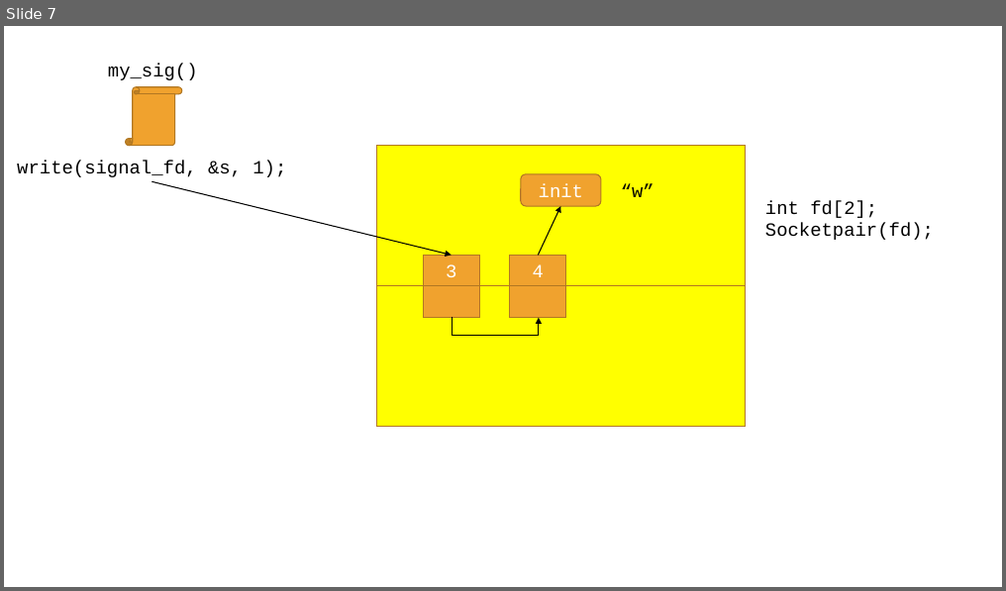
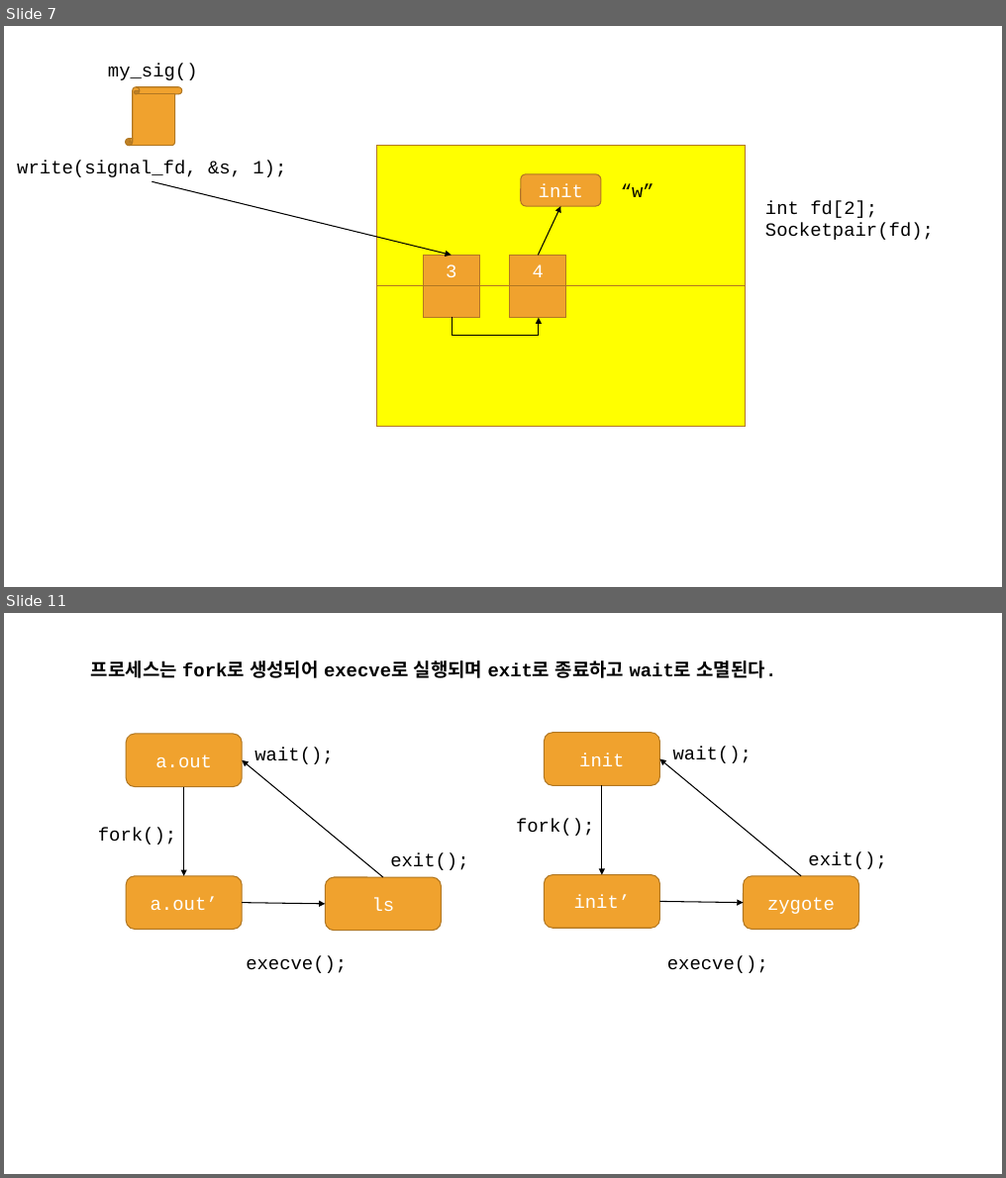
Before and after one commit to blomdhal22/prac-lsp, a slide deck: ps.pptx. Shown one above the other, each under a label of ours: slide 7 before the commit, slides 7 and 11 after it; the slides between them are not shown. The pictures are 1006x591 and 1006x1178 pixels, drawn with LibreOffice and Linux fonts; fonts in the diff are those of the drawing. Boxes give left, top, right and bottom in pixels: in the first picture for what was removed or moved away, otherwise in the second. Text is boxed around its words. In the diff, an @@ line names an element or a change of style, - is before the commit and + after.

```diff
--- a/ps.pptx
+++ b/ps.pptx
@@ slide 11 added at bbox=[4, 613, 1002, 1174], background #FFFFFF @@
@@ text added at bbox=[91, 661, 777, 678], 18 pt, text #000000, bold @@
+프로세스는 fork로 생성되어 execve로 실행되며 exit로 종료하고 wait로 소멸된다.
@@ rounded rectangle added at bbox=[126, 734, 242, 786], fill #F0A22E, outline #B27822 1 pt, 18 pt, text #FFFFFF @@
+a.out
@@ arrow added from (383, 877) to (242, 761), #000000 1 pt @@
@@ text added at bbox=[254, 748, 333, 764], 18 pt, text #000000 @@
+wait();
@@ rounded rectangle added at bbox=[544, 733, 659, 786], fill #F0A22E, outline #B27822 1 pt, 18 pt, text #FFFFFF @@
+init
@@ arrow added from (801, 876) to (659, 759), #000000 1 pt @@
@@ text added at bbox=[673, 747, 751, 763], 18 pt, text #000000 @@
+wait();
@@ arrow added from (183, 786) to (183, 876), #000000 1 pt @@
@@ arrow added from (602, 786) to (602, 875), #000000 1 pt @@
@@ text added at bbox=[516, 819, 594, 836], 18 pt, text #000000 @@
+fork();
@@ text added at bbox=[98, 828, 176, 845], 18 pt, text #000000 @@
+fork();
@@ rounded rectangle added at bbox=[126, 876, 242, 930], fill #F0A22E, outline #B27822 1 pt, 18 pt, text #FFFFFF @@
+a.out’
@@ rounded rectangle added at bbox=[325, 877, 442, 931], fill #F0A22E, outline #B27822 1 pt, 18 pt, text #FFFFFF @@
+ls
@@ text added at bbox=[390, 854, 468, 870], 18 pt, text #000000 @@
+exit();
@@ rounded rectangle added at bbox=[544, 875, 659, 928], fill #F0A22E, outline #B27822 1 pt, 18 pt, text #FFFFFF @@
+init’
@@ rounded rectangle added at bbox=[743, 876, 859, 930], fill #F0A22E, outline #B27822 1 pt, 18 pt, text #FFFFFF @@
+zygote
@@ text added at bbox=[808, 853, 886, 869], 18 pt, text #000000 @@
+exit();
@@ arrow added from (242, 903) to (325, 904), #000000 1 pt @@
@@ arrow added from (659, 901) to (743, 903), #000000 1 pt @@
@@ text added at bbox=[246, 957, 347, 973], 18 pt, text #000000 @@
+execve();
@@ text added at bbox=[667, 957, 768, 973], 18 pt, text #000000 @@
+execve();
```
Also in this commit, not shown: 4 other slides added.
